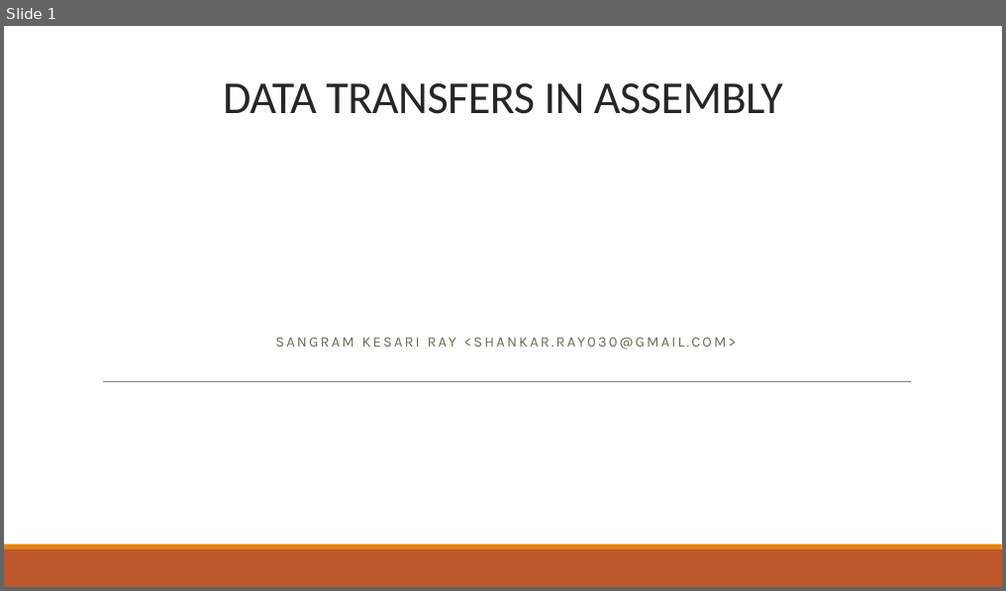
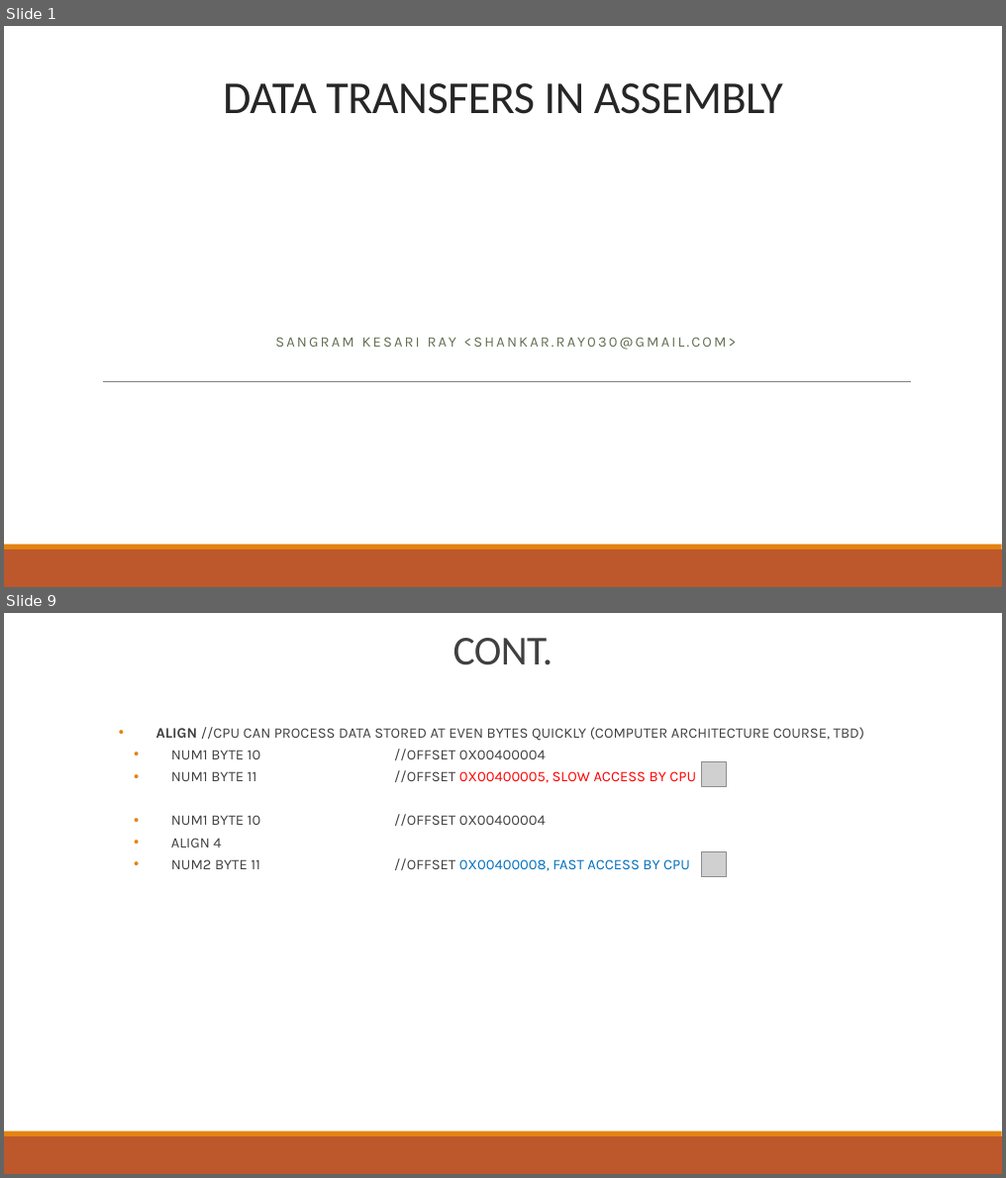
Before and after one commit to b1nch3f/Assembly-Language-Tutorials-for-Windows, a slide deck: 04 Data Transfers/Data Transfers - Part 2.pptx. Shown one above the other, each under a label of ours: slide 1 before the commit, slides 1 and 9 after it; the slides between them are not shown. The pictures are 1006x591 and 1006x1178 pixels, drawn with LibreOffice and Linux fonts; fonts in the diff are those of the drawing; grey boxes stand for pictures. Boxes give left, top, right and bottom in pixels: in the first picture for what was removed or moved away, otherwise in the second. Text is boxed around its words. In the diff, an @@ line names an element or a change of style, - is before the commit and + after.

Commit message:
Data Transfers - Part 2

```diff
--- a/04 Data Transfers/Data Transfers - Part 2.pptx
+++ b/04 Data Transfers/Data Transfers - Part 2.pptx
@@ slide 9 added at (4,613,1002,1174), background #FFFFFF; not listed: 2 template elements that a slide beside it also shows @@
@@ title added at (453,638,553,665), 39.6 pt, text #404040 @@
+CONT.
@@ subtitle added at (156,727,864,871), 14 pt, text #404040 @@
+  • ALIGN //CPU CAN PROCESS DATA STORED AT EVEN BYTES QUICKLY (COMPUTER ARCHITECTURE COURSE, TBD)
+    • NUM1 BYTE 10 //OFFSET 0X00400004
+    • NUM1 BYTE 11 //OFFSET 0X00400005, SLOW ACCESS BY CPU
+    • NUM1 BYTE 10 //OFFSET 0X00400004
+    • ALIGN 4
+    • NUM2 BYTE 11 //OFFSET 0X00400008, FAST ACCESS BY CPU
@@ picture added at (702,761,727,786) @@
@@ picture added at (702,853,727,877) @@
```
Also in this commit, not shown: 9 other slides added, 7 slides removed, 17 other files.
